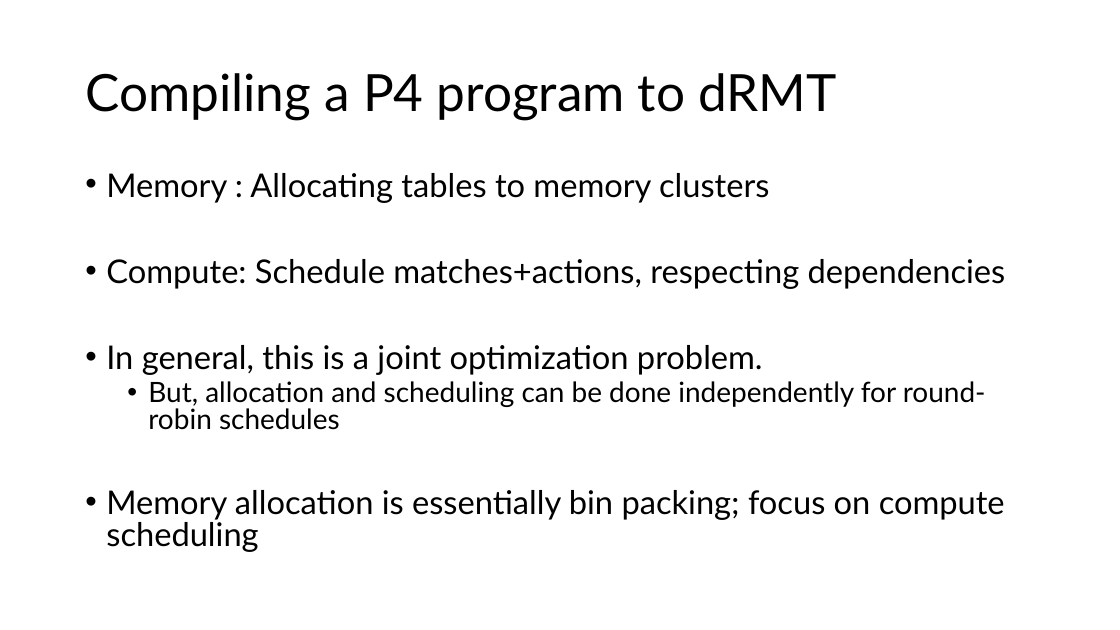
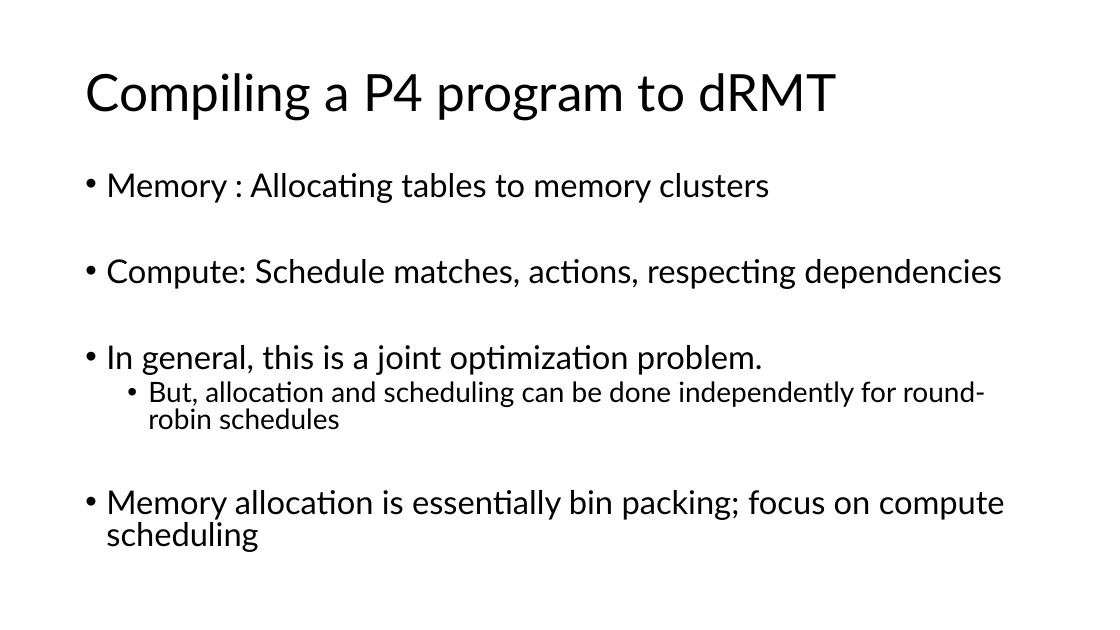
Before and after one commit to anirudhSK/drmt_talk, a slide deck: slide 13 of drmt.pptx. Drawn at 1120x630 pixels with LibreOffice and Linux fonts; fonts in the diff are those of the drawing. Boxes give left, top, right and bottom in pixels: in the first picture for what was removed or moved away, otherwise in the second. Text is boxed around its words. In the diff, an @@ line names an element or a change of style, - is before the commit and + after.

```diff
--- a/drmt.pptx
+++ b/drmt.pptx
@@ text at box(106, 259, 1002, 289): text changed @@
-• Compute: Schedule matches+actions, respecting dependencies
+• Compute: Schedule matches, actions, respecting dependencies
```
Also in this commit, not shown: 8 other slides changed, 2 slides added.
